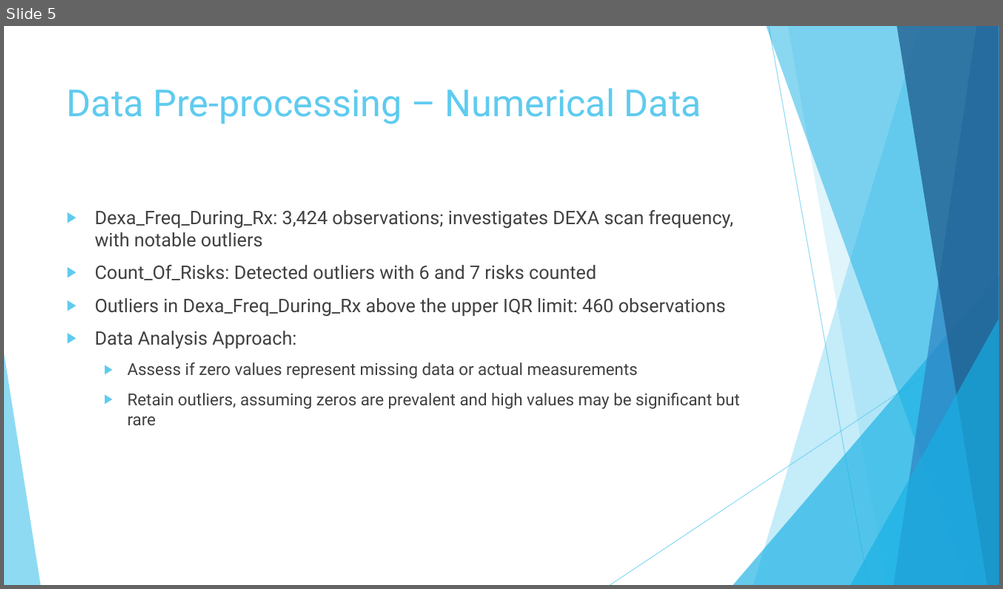
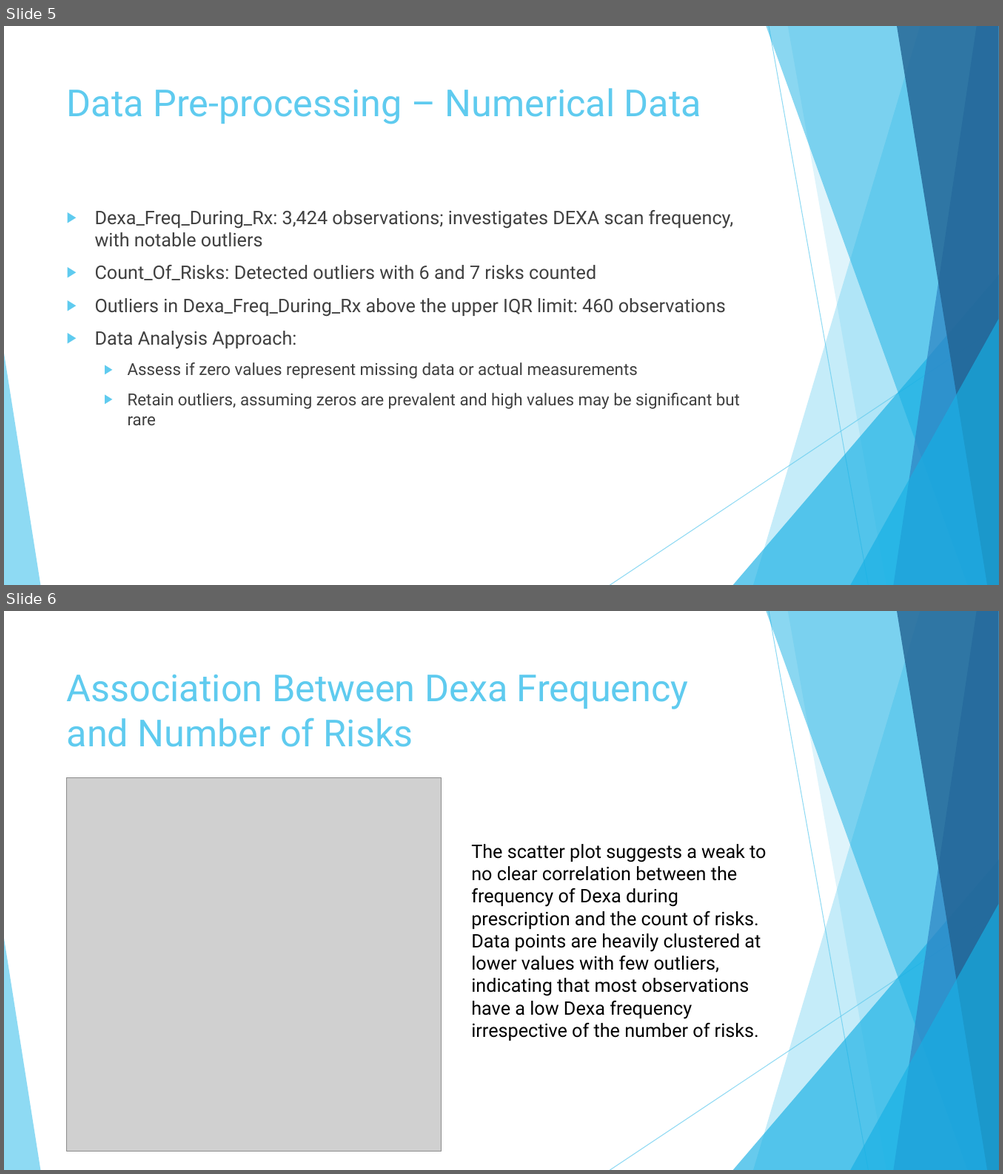
Before and after one commit to Yushamsi/Healthcare-Drug-Classification-EDA, a slide deck: EDA presentation for business users - Week 11.pptx. Shown one above the other, each under a label of ours: slide 5 before the commit, slides 5 and 6 after it. The pictures are 1003x589 and 1003x1174 pixels, drawn with LibreOffice and Linux fonts; fonts in the diff are those of the drawing; grey boxes stand for pictures. Boxes give left, top, right and bottom in pixels: in the first picture for what was removed or moved away, otherwise in the second. Text is boxed around its words. In the diff, an @@ line names an element or a change of style, - is before the commit and + after.

```diff
--- a/EDA presentation for business users - Week 11.pptx
+++ b/EDA presentation for business users - Week 11.pptx
@@ slide 6 added at (4,611,999,1170), background #FFFFFF; not listed: 10 template elements that a slide beside it also shows @@
@@ title added at (67,674,688,747), 36 pt, text #5FCBEF @@
+Association Between Dexa Frequency and Number of Risks
@@ picture added at (67,778,441,1151) @@
@@ text added at (471,844,765,1041), 18 pt, text #000000 @@
+The scatter plot suggests a weak to no clear correlation between the frequency of Dexa during prescription and the count of risks. Data points are heavily clustered at lower values with few outliers, indicating that most observations have a low Dexa frequency irrespective of the number of risks.
```
Also in this commit, not shown: 1 slide changed, 3 other slides added, 4 slides removed, 4 other files.
